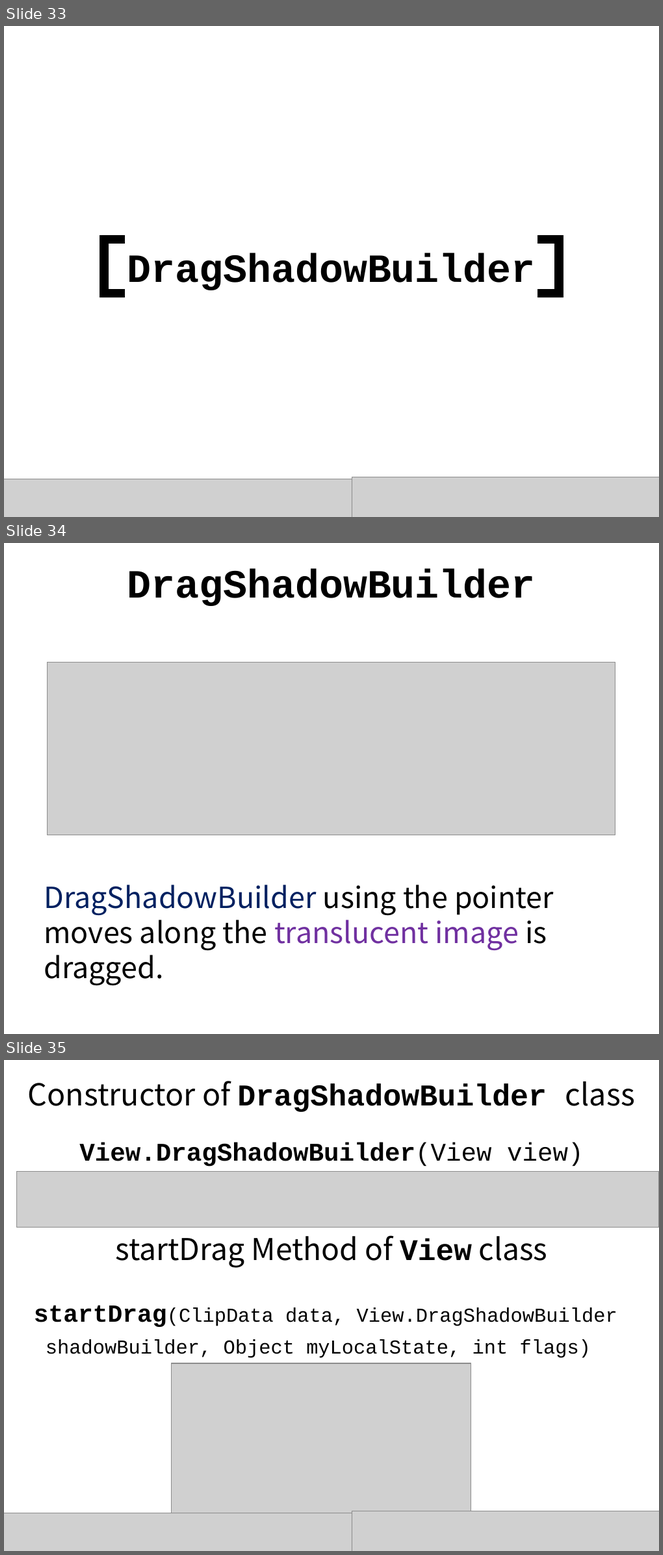
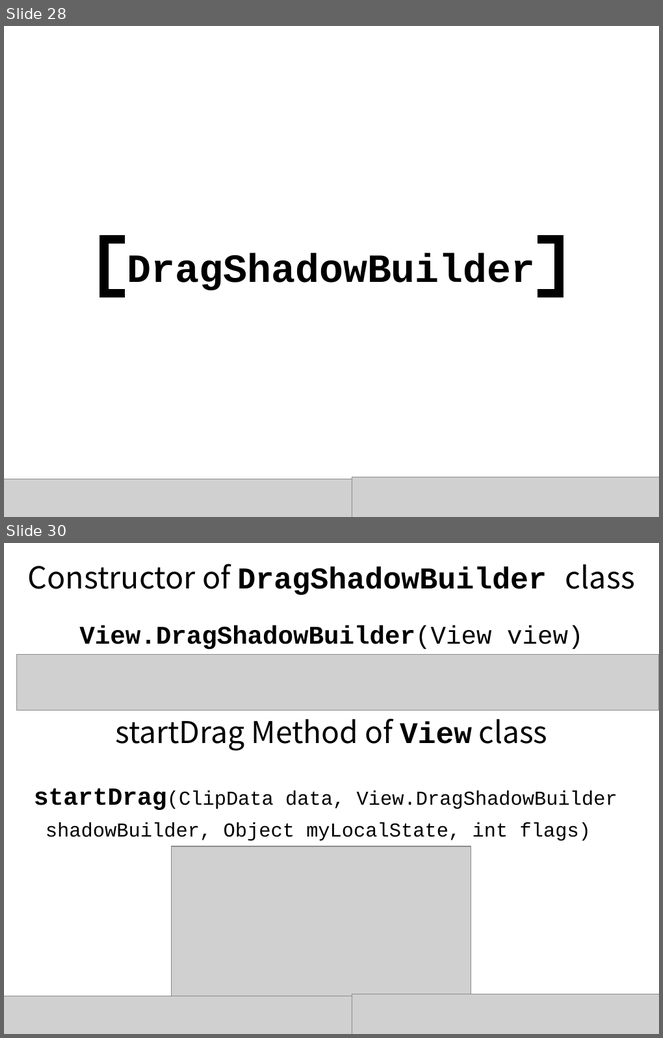
Before and after one commit to daehwa/world-friends-Uzbekistan-android, a slide deck: day5/Hanbok Dress up.pptx. Shown one above the other, each under a label of ours: slides 33, 34 and 35 before the commit, slides 28 and 30 after it; the slides between them are not shown. The pictures are 663x1555 and 663x1038 pixels, drawn with LibreOffice and Linux fonts; fonts in the diff are those of the drawing; grey boxes stand for pictures. Boxes give left, top, right and bottom in pixels: in the first picture for what was removed or moved away, otherwise in the second. Text is boxed around its words. In the diff, an @@ line names an element or a change of style, - is before the commit and + after.

Commit message:
Hanbok dress up : drag & drop

```diff
--- a/day5/Hanbok Dress up.pptx
+++ b/day5/Hanbok Dress up.pptx
@@ slide 34 removed at (x1=4, y1=543, x2=659, y2=1034), background #FFFFFF @@
@@ text removed at (x1=127, y1=569, x2=535, y2=606) @@
-DragShadowBuilder
@@ picture removed at (x1=48, y1=662, x2=615, y2=835) @@
@@ text removed at (x1=44, y1=885, x2=554, y2=951) @@
-DragShadowBuilder using the pointer moves along the translucent image is dragged.
@@ what was slide 33 is now slide 28 @@
@@ what was slide 35 is now slide 30 @@
```
Also in this commit, not shown: 12 slides changed, 4 slides added, 2 other files.
